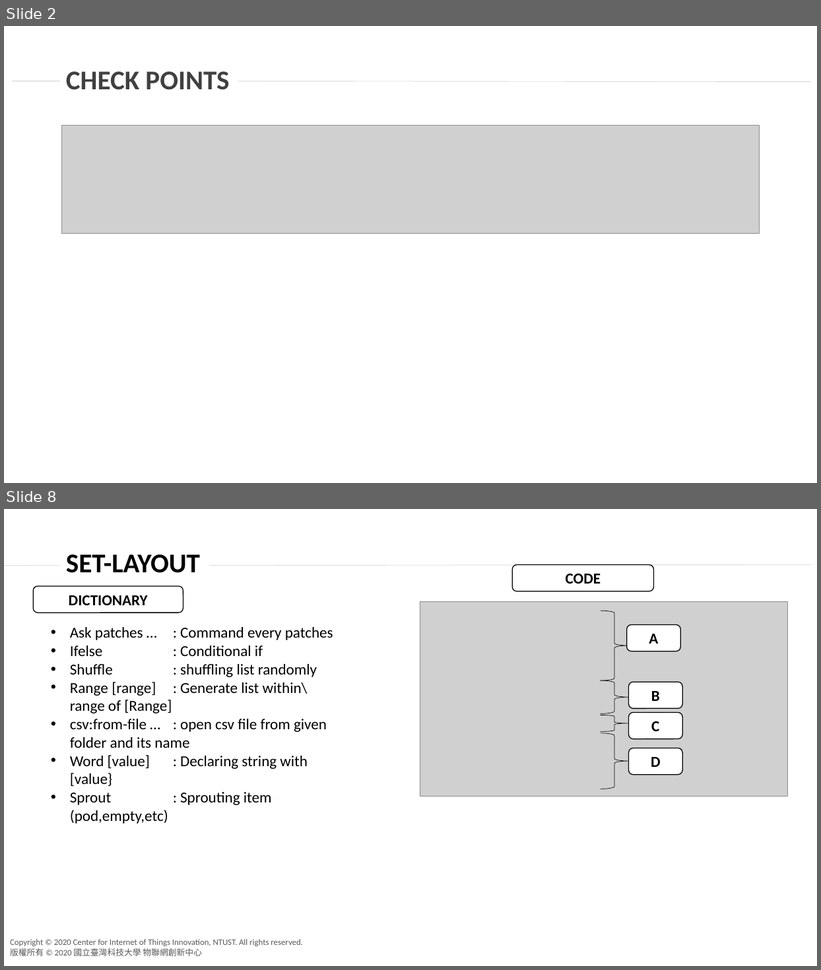
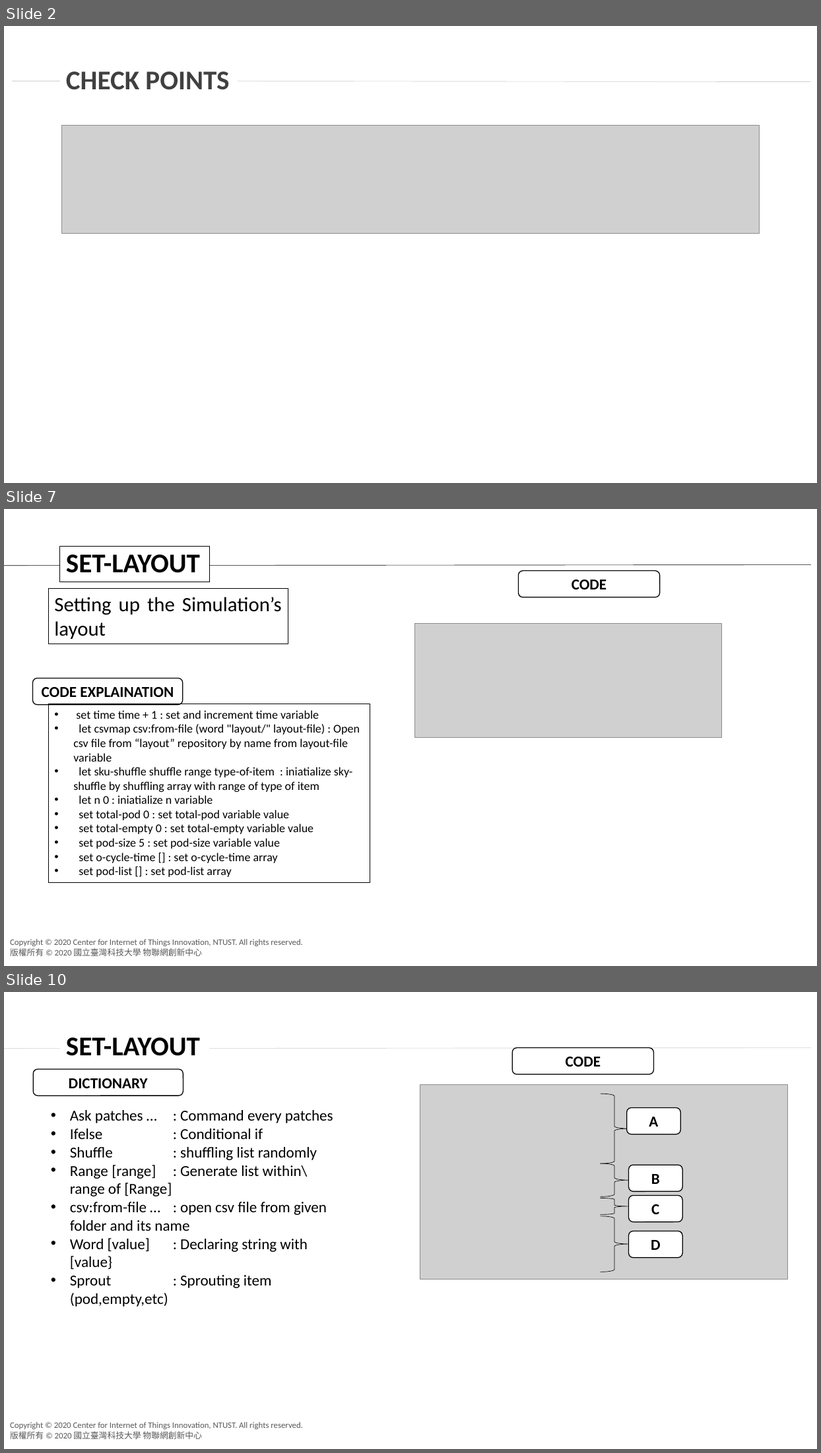
Before and after one commit to agnesyosephine/kiva, a slide deck: Tutorial/Code Learning-Ryanda.pptx. Shown one above the other, each under a label of ours: slides 2 and 8 before the commit, slides 2, 7 and 10 after it; the slides between them are not shown. The pictures are 821x970 and 821x1453 pixels, drawn with LibreOffice and Linux fonts; fonts in the diff are those of the drawing; grey boxes stand for pictures; background and template pictures are left out. Boxes give left, top, right and bottom in pixels: in the first picture for what was removed or moved away, otherwise in the second. Text is boxed around its words. In the diff, an @@ line names an element or a change of style, - is before the commit and + after.

```diff
--- a/Tutorial/Code Learning-Ryanda.pptx
+++ b/Tutorial/Code Learning-Ryanda.pptx
@@ slide 7 added at [4,509,817,966], background #FFFFFF; not listed: 2 template elements that a slide beside it also shows @@
@@ rectangle added at [60,546,209,582], fill #FFFFFF, outline #000000 0.75 pt, 32 pt, text #000000, bold @@
+SET-LAYOUT
@@ line added from (4, 566) to (811, 565), #000000 0.5 pt @@
@@ rounded rectangle added at [519,570,660,597], fill #FFFFFF, outline #000000 1 pt, 18 pt, text #000000, bold @@
+CODE
@@ rectangle added at [48,589,288,644], outline #000000 0.75 pt, 24 pt, text #000000 @@
+Setting up the Simulation’s layout
@@ picture added at [415,624,722,739] @@
@@ rounded rectangle added at [32,679,183,706], fill #FFFFFF, outline #000000 1 pt, 18 pt, text #000000, bold @@
+CODE EXPLAINATION
@@ rectangle added at [48,704,370,883], outline #000000 0.75 pt, 14 pt, text #000000 @@
+• set time time + 1 : set and increment time variable
+• let csvmap csv:from-file (word "layout/" layout-file) : Open csv file from “layout” repository by name from layout-file variable
+• let sku-shuffle shuffle range type-of-item : iniatialize sky-shuffle by shuffling array with range of type of item
+• let n 0 : iniatialize n variable
+• set total-pod 0 : set total-pod variable value
+• set total-empty 0 : set total-empty variable value
+• set pod-size 5 : set pod-size variable value
+• set o-cycle-time [] : set o-cycle-time array
+• set pod-list [] : set pod-list array
@@ what was slide 8 is now slide 10 @@
```
Also in this commit, not shown: 6 slides changed, 1 other slide added.
